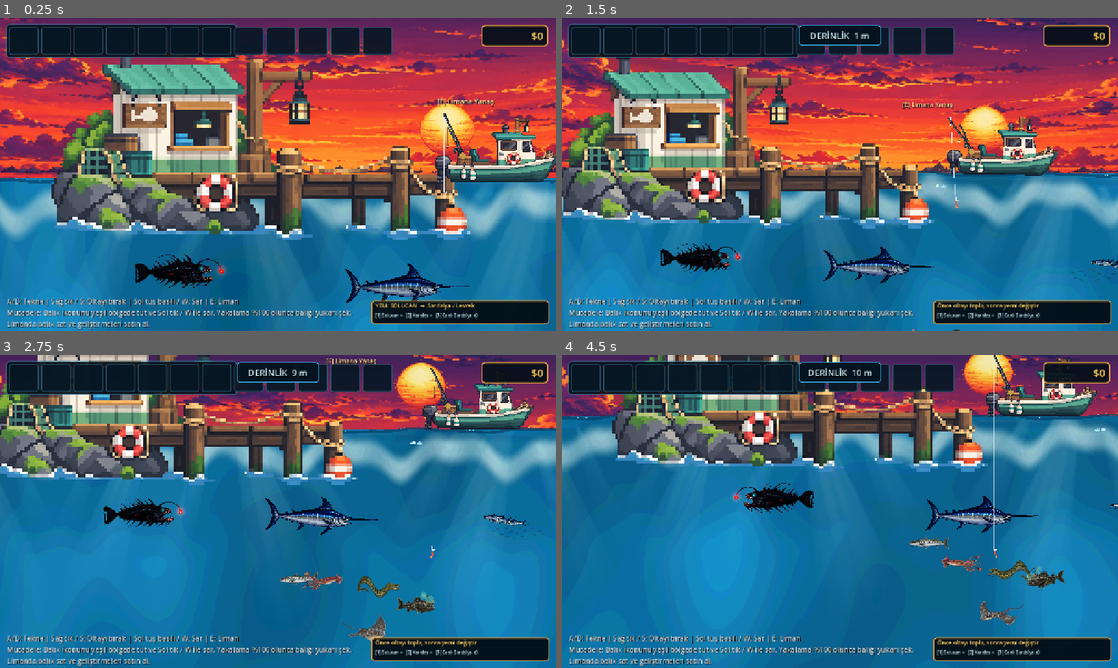
Above: before the commit, frames 1-4 (two rows, left to right).
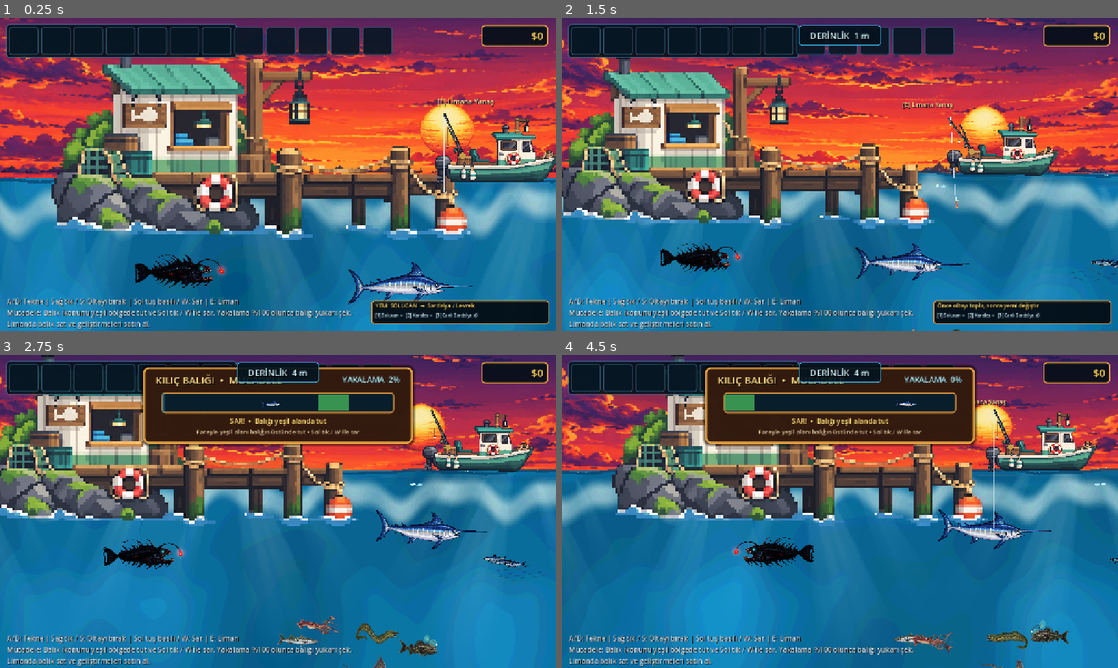
Above: after the commit, the same moments.

Repository: mirackayademir/TinyFisher
Game: Godot game, scene res://scenes/world.tscn
Two runs of this game, one before a commit and one after it. Both use one fixed random seed, a clock stepped at 60 frames per second and the inputs below.
Inputs (mouse positions are in pixels of both pictures, inside the frame that each line leads up to):
- Up to frame 1 (0.25 s): no input
- Up to frame 2 (1.5 s): tap Enter at 0.5 s; move the mouse to (962, 158) at 0.52 s; hold D (move_right) 0.53-1.28 s; tap E (dock) at 0.6 s; click (962, 158) at 0.67 s; move the mouse to (728, 190) at 1.27 s; hold S from 1.28 s (still down); tap 1 at 1.35 s
- Up to frame 3 (2.75 s): move the mouse to (333, 442) at 2.02 s; release S at 2.03 s; hold D (move_right) from 2.03 s (still down); tap 2 at 2.1 s
- Up to frame 4 (4.5 s): move the mouse to (812, 574) at 2.77 s; release D (move_right) at 2.78 s; hold W 2.78-3.53 s; tap 3 at 2.85 s; click (812, 574) at 2.92 s; move the mouse to (1006, 558) at 3.52 s; hold A (move_left) from 3.53 s (still down); tap E (dock) at 3.6 s; move the mouse to (673, 464) at 4.27 s; tap 1 at 4.35 s

The runs differ from the first frame. In frame 1, 1.0% of the frame differs, in the area x 62-85%, y 78-92%; in frame 2, 1.1%; in frame 3, 48%; in frame 4, 50%, in the area x 0-100%, y 0-100%.

Commit message:
feat: add realistic swordfish swim animation

Diff:
--- a/scenes/fish.gd
+++ b/scenes/fish.gd
@@ -64,6 +64,8 @@
 var rig_sea_devil_mesh: MeshInstance2D
 var rig_shark_mesh: MeshInstance2D
 var rig_shark_gills: Array[Line2D] = []
+var rig_swordfish_mesh: MeshInstance2D
+var rig_swordfish_gills: Array[Line2D] = []
 var rig_sea_glow_1: Polygon2D
 var rig_sea_glow_2: Polygon2D
 var rig_sea_glow_3: Polygon2D
@@ -158,6 +160,8 @@
 			_update_shark_behavior()
 		"hover":
 			_update_angler_behavior()
+		"swordfish":
+			_update_swordfish_behavior()
 		"hunter":
 			_update_barracuda_behavior()
 		"ambush":
@@ -374,6 +378,43 @@
 		behavior_range_multiplier = 1.16
 		behavior_vertical_target = clampf(world_hook.global_position.y - start_y, -120.0, 120.0)
 		update_sprite_direction()
+
+
+
+func _update_swordfish_behavior() -> void:
+	# Kılıç balığı thunniform karakterde yüzer: gövde sert kalır, hızın çoğu
+	# kuyruk sapı ve hilal biçimli kuyruktan gelir. Uzun düz devriye + kısa burst.
+	var cruise_wave: float = (sin(behavior_time * 1.18 + swim_phase) + 1.0) * 0.5
+	behavior_speed_multiplier = lerpf(1.10, 1.42, cruise_wave)
+	behavior_range_multiplier = 1.42
+	behavior_vertical_target = sin(behavior_time * 0.66 + swim_phase) * 6.5
+
+	if decision_timer <= 0.0:
+		# Sık yön değiştirmez; arada kısa hız patlaması yapar.
+		behavior_state = 1 if randf() < 0.38 else 0
+		decision_timer = randf_range(0.55, 1.05) if behavior_state == 1 else randf_range(1.25, 2.35)
+
+	if behavior_state == 1:
+		behavior_speed_multiplier = 2.05
+		behavior_range_multiplier = 1.60
+		was_dashing = true
+
+	if not _hook_can_attract_fish():
+		_avoid_occupied_hook(300.0, 1.55)
+		return
+
+	var hook_distance: float = global_position.distance_to(world_hook.global_position)
+	if hook_distance < 560.0:
+		direction = 1.0 if world_hook.global_position.x > global_position.x else -1.0
+		behavior_vertical_target = clampf(world_hook.global_position.y - start_y, -135.0, 135.0)
+		behavior_range_multiplier = 1.90
+		behavior_speed_multiplier = maxf(behavior_speed_multiplier, 1.48)
+		update_sprite_direction()
+
+		if hook_distance < 190.0:
+			# Yeme yaklaşırken kılıç balığına özgü çok hızlı son hamle.
+			behavior_speed_multiplier = 2.55
+			was_dashing = true
 
 
 func _update_barracuda_behavior() -> void:
@@ -655,6 +696,8 @@
 	rig_sea_devil_mesh = null
 	rig_shark_mesh = null
 	rig_shark_gills.clear()
+	rig_swordfish_mesh = null
+	rig_swordfish_gills.clear()
 	rig_sea_glow_1 = null
 	rig_sea_glow_2 = null
 	rig_sea_glow_3 = null
@@ -663,7 +706,7 @@
 	rig_time = 0.0
 
 	# Wave-1 animasyonlarını tek tek ekliyoruz.
-	if fish_type not in ["Barakuda", "Müren", "Vatoz", "Deniz Şeytanı", "Kalamar", "Köpekbalığı"] or fish_sprite.texture == null:
+	if fish_type not in ["Barakuda", "Müren", "Vatoz", "Deniz Şeytanı", "Kalamar", "Köpekbalığı", "Kılıç Balığı"] or fish_sprite.texture == null:
 		return
 
 	rig_texture_size = fish_sprite.texture.get_size()
@@ -701,6 +744,10 @@
 		# Kalamarın ana itişi kuyruk sallamak değil, mantoyu kasıp suyu jet olarak atmaktır.
 		# Mesh manto kasılmasını, yüzgeç dalgasını ve gecikmeli tentakül akışını ayrı ayrı işler.
 		rig_squid_mesh = _create_squid_independent_limbs_mesh()
+	elif fish_type == "Kılıç Balığı":
+		# Kılıç balığı: baş ve kılıç stabil, gövde sert; itiş arka gövde + kuyruktan gelir.
+		rig_swordfish_mesh = _create_swordfish_swim_mesh()
+		_setup_swordfish_gill_details()
 	elif fish_type == "Köpekbalığı":
 		# Köpekbalığı: kafa sakin kalır; gövdedeki dalga kuyruğa doğru büyür.
 		# Tek parça deformasyon mesh'i sprite dilimlerinin oluşturduğu kırılmaları önler.
@@ -865,6 +912,138 @@
 
 
 
+
+func _create_swordfish_swim_mesh() -> MeshInstance2D:
+	var mesh_instance := MeshInstance2D.new()
+	mesh_instance.name = "SwordfishContinuousSwimMesh"
+	mesh_instance.z_index = 4
+	articulated_rig.add_child(mesh_instance)
+
+	# Sık grid; tek parça görselde kuyruk/gövde/kafa bölgeleri ayrı maskelerle hareket eder.
+	# Böylece sprite dilimlerinde görülen ek yerleri oluşmaz.
+	var columns: int = 64
+	var rows: int = 8
+	var vertices := PackedVector2Array()
+	var uvs := PackedVector2Array()
+	var indices := PackedInt32Array()
+
+	for y_index in range(rows + 1):
+		var v: float = float(y_index) / float(rows)
+		var local_y: float = (v - 0.5) * rig_texture_size.y
+		for x_index in range(columns + 1):
+			var u: float = float(x_index) / float(columns)
+			var local_x: float = (u - 0.5) * rig_texture_size.x
+			vertices.append(Vector2(local_x, local_y))
+			uvs.append(Vector2(u, v))
+
+	for y_index in range(rows):
+		for x_index in range(columns):
+			var row_width: int = columns + 1
+			var a: int = y_index * row_width + x_index
+			var b: int = a + 1
+			var c_index: int = a + row_width
+			var d: int = c_index + 1
+			indices.append(a)
+			indices.append(c_index)
+			indices.append(b)
+			indices.append(b)
+			indices.append(c_index)
+			indices.append(d)
+
+	var arrays: Array = []
+	arrays.resize(Mesh.ARRAY_MAX)
+	arrays[Mesh.ARRAY_VERTEX] = vertices
+	arrays[Mesh.ARRAY_TEX_UV] = uvs
+	arrays[Mesh.ARRAY_INDEX] = indices
+
+	var mesh := ArrayMesh.new()
+	mesh.add_surface_from_arrays(Mesh.PRIMITIVE_TRIANGLES, arrays)
+	mesh_instance.mesh = mesh
+
+	var shader := Shader.new()
+	shader.code = """
+shader_type canvas_item;
+render_mode unshaded;
+
+uniform sampler2D fish_texture : source_color, filter_nearest;
+uniform float swim_phase = 0.0;
+uniform float tail_amplitude = 7.0;
+uniform float rear_body_amplitude = 3.4;
+uniform float core_body_amplitude = 1.0;
+uniform float head_pitch = 0.0;
+uniform float head_lift = 0.0;
+
+void vertex() {
+	// Kaynak görsel sağa bakıyor: UV.x=0 kuyruk, UV.x=1 kılıç ucu.
+	float u = UV.x;
+
+	// Kuyruk, arka gövde, merkez gövde ve kafa birbirinden bağımsız ağırlıklar.
+	float tail_mask = 1.0 - smoothstep(0.17, 0.34, u);
+	float rear_mask = smoothstep(0.15, 0.29, u) * (1.0 - smoothstep(0.51, 0.69, u));
+	float core_mask = smoothstep(0.39, 0.53, u) * (1.0 - smoothstep(0.69, 0.82, u));
+	float head_mask = smoothstep(0.72, 0.89, u);
+
+	// Thunniform yüzüş: dalga öne doğru hızla sönümlenir, kuyrukta büyür.
+	float tail_wave = sin(swim_phase + u * 5.80);
+	float rear_wave = sin(swim_phase + 0.48 + u * 4.35);
+	float core_wave = sin(swim_phase + 1.02 + u * 2.85);
+
+	VERTEX.y += tail_wave * tail_amplitude * tail_mask;
+	VERTEX.y += rear_wave * rear_body_amplitude * rear_mask;
+	VERTEX.y += core_wave * core_body_amplitude * core_mask;
+
+	// Kuyruk sapında çok küçük ileri-geri sıkışma, itiş hissini güçlendirir.
+	VERTEX.x += cos(swim_phase + u * 4.10) * tail_amplitude * 0.030 * (tail_mask + rear_mask * 0.42);
+
+	// Baş ve kılıç gövdeden bağımsız fakat çok stabil hareket eder.
+	// head_pitch kılıç ucuna doğru kademeli artar, bağlantı noktasında sıfırdır.
+	float head_arm = clamp((u - 0.72) / 0.28, 0.0, 1.0);
+	VERTEX.y += (head_lift + head_pitch * head_arm) * head_mask;
+}
+
+void fragment() {
+	vec4 tex = texture(fish_texture, UV);
+	COLOR = tex * COLOR;
+}
+"""
+
+	var material := ShaderMaterial.new()
+	material.shader = shader
+	material.set_shader_parameter("fish_texture", fish_sprite.texture)
+	material.set_shader_parameter("swim_phase", 0.0)
+	material.set_shader_parameter("tail_amplitude", rig_texture_size.y * 0.060)
+	material.set_shader_parameter("rear_body_amplitude", rig_texture_size.y * 0.030)
+	material.set_shader_parameter("core_body_amplitude", rig_texture_size.y * 0.008)
+	material.set_shader_parameter("head_pitch", 0.0)
+	material.set_shader_parameter("head_lift", 0.0)
+	mesh_instance.material = material
+	return mesh_instance
+
+
+func _setup_swordfish_gill_details() -> void:
+	# Kılıç balığında köpekbalığı gibi açık yarıklar yerine operkulum/solungaç kapağı hareketi var.
+	# İki ince kavis, resmin kendi çizgisini bozmadan nefes ritmini görünür kılar.
+	var base_x: float = rig_texture_size.x * 0.635 - rig_texture_size.x * 0.5
+	var base_y: float = rig_texture_size.y * 0.505 - rig_texture_size.y * 0.5
+
+	for index: int in range(2):
+		var gill := Line2D.new()
+		gill.name = "SwordfishGill%02d" % (index + 1)
+		gill.width = maxf(1.0, rig_texture_size.y * 0.009)
+		gill.default_color = Color(0.05, 0.12, 0.18, 0.58)
+		gill.antialiased = false
+		gill.position = Vector2(base_x + float(index) * rig_texture_size.x * 0.010, base_y)
+		var half_length: float = rig_texture_size.y * (0.070 - float(index) * 0.012)
+		gill.points = PackedVector2Array([
+			Vector2(-0.8, -half_length),
+			Vector2(0.8, 0.0),
+			Vector2(-0.4, half_length)
+		])
+		gill.z_index = 8
+		articulated_rig.add_child(gill)
+		rig_swordfish_gills.append(gill)
+
+
 func _create_shark_wave_mesh() -> MeshInstance2D:
 	var mesh_instance := MeshInstance2D.new()
 	mesh_instance.name = "SharkContinuousSwimMesh"
@@ -1532,9 +1711,75 @@
 			_update_sea_devil_rig(delta, speed_ratio)
 		"Kalamar":
 			_update_squid_rig(delta, speed_ratio)
+		"Kılıç Balığı":
+			_update_swordfish_rig(delta, speed_ratio)
 		"Köpekbalığı":
 			_update_shark_rig(delta, speed_ratio)
 
+
+
+
+func _update_swordfish_rig(delta: float, speed_ratio: float) -> void:
+	if rig_swordfish_mesh == null:
+		return
+
+	var speed_factor: float = clampf(speed_ratio, 0.55, 3.1)
+	var normalized_speed: float = clampf((speed_factor - 0.55) / 2.55, 0.0, 1.0)
+	rig_time += delta
+
+	# Hız arttıkça kuyruk frekansı belirgin yükselir; gövdenin ön yarısı sakin kalır.
+	var phase_rate: float = lerpf(5.2, 8.4, normalized_speed)
+	if was_dashing:
+		phase_rate *= 1.18
+	var phase: float = rig_time * phase_rate + swim_phase
+
+	var sword_material: ShaderMaterial = rig_swordfish_mesh.material as ShaderMaterial
+	if sword_material != null:
+		var tail_amp: float = rig_texture_size.y * lerpf(0.050, 0.082, normalized_speed)
+		var rear_amp: float = rig_texture_size.y * lerpf(0.022, 0.040, normalized_speed)
+		var core_amp: float = rig_texture_size.y * lerpf(0.005, 0.011, normalized_speed)
+
+		if was_dashing:
+			tail_amp *= 1.20
+			rear_amp *= 1.12
+			core_amp *= 0.92
+
+		# Kafa/kılıç karşı denge yapar; gövde gibi sallanmaz.
+		var head_pitch_px: float = (
+			-sin(phase + 0.35) * rig_texture_size.y * 0.0042
+			+ sin(rig_time * 0.78 + swim_phase) * rig_texture_size.y * 0.0018
+		)
+		var head_lift_px: float = sin(rig_time * 0.92 + swim_phase + 0.55) * rig_texture_size.y * 0.0018
+
+		sword_material.set_shader_parameter("swim_phase", phase)
+		sword_material.set_shader_parameter("tail_amplitude", tail_amp)
+		sword_material.set_shader_parameter("rear_body_amplitude", rear_amp)
+		sword_material.set_shader_parameter("core_body_amplitude", core_amp)
+		sword_material.set_shader_parameter("head_pitch", head_pitch_px)
+		sword_material.set_shader_parameter("head_lift", head_lift_px)
+
+	# Balığın tamamı neredeyse ray üzerinde gider; çok küçük atalet salınımı yeterli.
+	articulated_rig.position.y = sin(rig_time * 0.88 + swim_phase) * 0.28
+	articulated_rig.rotation += sin(phase * 0.50 + 0.40) * deg_to_rad(0.10)
+
+	# Solungaç ritmi hızla birlikte artar; iki kapak milisaniyelik faz farkıyla çalışır.
+	var breath_rate: float = lerpf(1.85, 2.85, normalized_speed)
+	if was_dashing:
+		breath_rate *= 1.18
+	var breath_phase: float = rig_time * breath_rate + swim_phase
+
+	for index: int in range(rig_swordfish_gills.size()):
+		var gill: Line2D = rig_swordfish_gills[index]
+		if gill == null:
+			continue
+		var breath: float = (sin(breath_phase - float(index) * 0.20) + 1.0) * 0.5
+		gill.scale = Vector2(
+			lerpf(0.96, 1.035, breath),
+			lerpf(0.90, 1.12, breath)
+		)
+		gill.default_color.a = lerpf(0.34, 0.72, breath)
+
+	_update_rig_direction()
 
 
 func _update_shark_rig(delta: float, speed_ratio: float) -> void:
--- a/scenes/fish_catalog.gd
+++ b/scenes/fish_catalog.gd
@@ -166,28 +166,28 @@
 		"habitat": "Açık deniz / hızlı avcı",
 		"depth_label": "15–20 m (TEST)",
 		"texture_path": "res://generation/fish/kilic_baligi.webp",
-		"behavior_id": "hunter",
+		"behavior_id": "swordfish",
 		"target_count": 1,
 		# TEST: Kullanici F5'te hemen gorebilsin diye limanin saginda, yuzeye yakin dogar.
 		"spawn_x": [650.0, 760.0],
 		"spawn_y": [600.0, 690.0],
-		"speed": [28.0, 36.0],
-		"distance": [80.0, 130.0],
+		"speed": [48.0, 64.0],
+		"distance": [170.0, 230.0],
 		"bob": [4.0, 6.5],
 		"visual_scale": 0.68,
-		"swim_wave_speed": 3.4,
-		"swim_wave_angle": 0.8,
-		"acceleration": 300.0,
-		"vertical_response": 54.0,
-		"turn_roll": 5.0,
-		"tail_strength": 12.0,
-		"tail_speed": 7.0,
-		"body_strength": 1.5,
+		"swim_wave_speed": 5.0,
+		"swim_wave_angle": 0.35,
+		"acceleration": 520.0,
+		"vertical_response": 72.0,
+		"turn_roll": 3.0,
+		"tail_strength": 16.0,
+		"tail_speed": 8.5,
+		"body_strength": 1.1,
 		"collision": [160.0, 50.0],
 		"hook_struggle_angle": 14.0,
 		"fight": [315.0, 0.28, 19.0, 33.0, 56.0],
 		"tension": [31.0, 22.0, 12.0],
-		"asset_status": "restored_user_art_harbor_test"
+		"asset_status": "animated_user_art_harbor_test"
 	},
 	"Fener Balığı": {
 		"value": 300,
